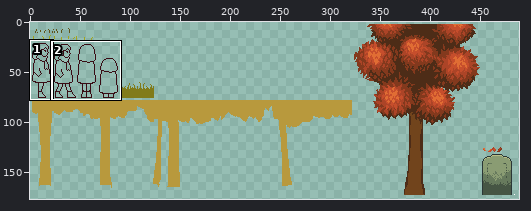
Sprite sheet: assets/comfyjam1025.png. Above: a wide view before the commit, with the close-up outlined.
Close-up. Before the edit:
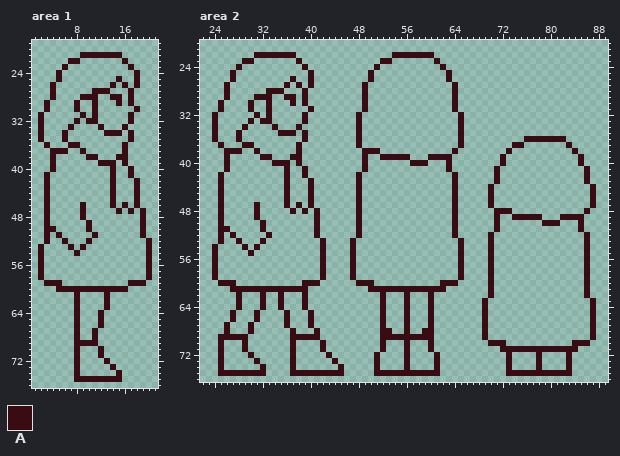
The file is 512x256 pixels. Shown: area 1: x 1..21, y 19..76; area 2: x 22..89, y 20..76. The wide view leaves out empty margins.
Palette (. is transparent): A #390c14
Pixels before, area 1, first column x 2:
21 .......AAAAAAA.....
22 .....AA.......A....
23 ....A..........A...
24 ...A............A..
25 ...A.........A..A..
26 ..A.........A.A.A..
27 ..A......AAA...A...
28 ..A....AAA..AA.A...
29 .A....A..A...A.A...
30 .A....A..A......A..
31 A......A.A.....A...
32 A.....A.AA.....A...
33 A....A....A...A....
34 A...A......AAA.A...
35 A...A..........A...
36 .A...AA.......A....
37 ..AAA..A......A....
38 ..A.....AA...AA....
39 ..A.......AAA.A....
40 ..A.........A..A...
41 .A..........A..A...
42 .A..........A...A..
43 .A..........A...A..
44 .A..........A...A..
45 .A..........A...A..
46 .A.....A....A.A.A..
47 .A.....A.....A.A.A.
48 .A.....A.........A.
49 .A......A........A.
50 .AA.....A........A.
51 .A.A.....A.......A.
52 .A..A...A.........A
53 A....A.A..........A
54 A.....A...........A
55 A.................A
56 A.................A
57 A.................A
58 A.................A
59 .AAA...........AAA.
60 ...AAAAAAAAAAAA....
61 ......A....A.......
62 ......A....A.......
63 ......A....A.......
64 ......A...A........
65 ......A...A........
66 ......A...A........
67 ......A..A.........
68 ......A..A.........
69 ......AAAA.........
70 ......A...A........
71 ......A...A........
72 ......A....A.......
73 ......A.....A......
74 ......A......A.....
75 ......AAAAAAAA.....
Pixels before, area 2 (only the part around the change), first column x 22:
20 ....................................................................
21 ....................................................................
22 .........AAAAAAA................AAAAAAA.............................
23 .......AA.......A.............AA.......A............................
24 ......A..........A...........A..........A...........................
25 .....A............A.........A............A..........................
26 .....A.........A..A.........A............A..........................
27 ....A.........A.A.A........A..............A.........................
28 ....A......AAA...A.........A..............A.........................
29 ....A....AAA..AA.A.........A..............A.........................
30 ...A....A..A...A.A.........A..............A.........................
31 ...A....A..A......A........A..............A.........................
32 ..A......A.A.....A........A................A........................
33 ..A.....A.AA.....A........A................A........................
34 ..A....A....A...A.........A................A........................
35 ..A...A......AAA.A........A................A........................
36 ..A...A..........A........A................A..........AAAAAAA.......
37 ...A...AA.......A.........A................A........AA.......A......
38 ....AAA..A......A..........AAA............A........A..........A.....
39 ....A.....AA...AA..........A..AAAAA...AAAA........A............A....
40 ....A.......AAA.A..........A.......AAA...A........A............A....
41 ....A.........A..A.........A.............A.......A..............A...
42 ...A..........A..A........A...............A......A..............A...
43 ...A..........A...A.......A...............A......A..............A...
44 ...A..........A...A.......A...............A.....A................A..
45 ...A..........A...A.......A...............A.....A................A..
46 ...A..........A...A.......A...............A.....A................A..
47 ...A.....A....A.A.A.......A...............A.....A................A..
48 ...A.....A.....A.A.A......A...............A......AAA............A...
49 ...A.....A.........A......A...............A......A..AAAAA...AAAA....
50 ...A......A........A......A...............A......A.......AAA...A....
51 ...AA.....A........A......A...............A......A.............A....
52 ...A.A.....A.......A......A...............A.....A...............A...
53 ...A..A...A.........A....A.................A....A...............A...
54 ..A....A.A..........A....A.................A....A...............A...
55 ..A.....A...........A....A.................A....A...............A...
56 ..A.................A....A.................A....A...............A...
57 ..A.................A....A.................A....A...............A...
58 ..A.................A....A.................A....A...............A...
59 ..A.................A....A.................A....A...............A...
60 ...AAA...........AAA......AAA...........AAA.....A...............A...
61 .....AAAAAAAAAAAAA..........AAAAAAAAAAAAA.......A...............A...
62 ......A...A..A...A............A...A...A.........A...............A...
63 ......A...A..A...A............A...A...A........A.................A..
64 ......A...A..A...A............A...A...A........A.................A..
65 .....A...A....A...A...........A...A...A........A.................A..
66 .....A...A....A...A...........A...A...A........A.................A..
67 ....A...A.....A...A...........A...A...A........A.................A..
68 ....A...A......A...A..........AA..A..AA........A.................A..
69 ...AAAAA.......AAAAA..........AAAAAAAAA........A.................A..
70 ...A...A.......A....A.........A...A...A.........AAA...........AAA...
71 ...A...A.......A....A.........A...A...A...........AAAAAAAAAAAAA.....
72 ...A....A......A.....A.......A....A....A...........A....A....A......
73 ...A.....A.....A......A......A....A....A...........A....A....A......
74 ...A......A....A.......A.....A....A....A...........A....A....A......
75 ...AAAAAAAA....AAAAAAAAA.....AAAAAAAAAAA...........AAAAAAAAAAA......
76 ....................................................................
The same view after the edit:
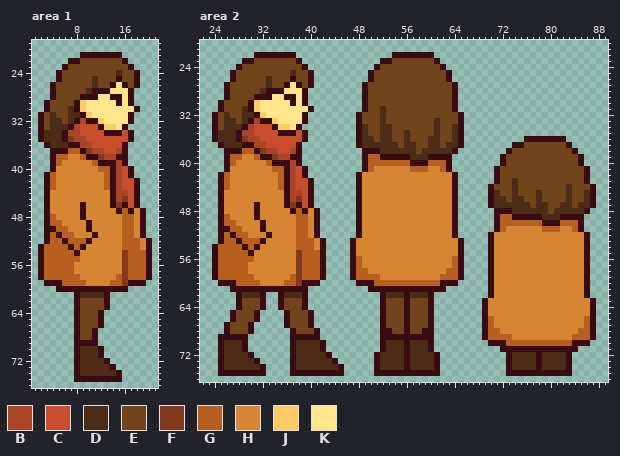
Colours new in this view: B #ac4427  C #c64e2c  D #4d2c17  E #71441c  F #83391d  G #b65f21  H #d68533  J #facb67  K #ffe58c
What changed:
Changed rows in their new state; - is an unchanged pixel.
Area 1:
first column x 3:
22 ------EEEEEEE----
23 ----EEEEEEEEEE---
24 ---EEEEEEEEEDEE--
25 ---EEEEEDEEE-EE--
26 --EEEEEEDEE-K-E--
27 --EEEEED---KKK---
28 --EEEE---KK--K---
29 -EEEE-JKKKKK-K---
30 -EEED-JKKKKKKKK--
31 EDEEDD-JKKKKKK---
32 EDDED-B--JKKKK---
33 EDDD-BCCC-JJK----
34 DDD-BBCCCC---C---
35 DDD-FBBCCCCCCC---
36 -DDD--BBCCCCC----
37 ----GG-FBBCCB----
38 --GGHHG--FBB-----
39 --GHHHHHG---B----
40 --HHHHHHHGG-BC---
41 -GHHHHHHHHG-BC---
42 -GHHHHHHHHG-BCC--
43 -GHHHHHHHHG-BCC--
44 -HHHHHHHHHH-BBC--
45 -HHHHHHHHHH-BFC--
46 -HHHHH-HHHH-F-C--
47 -HHHHH-HHHHH-G-H-
48 -GHHHH-HHHHHHGGH-
49 -GGHHHH-HHHHHGGH-
50 --GGHHH-HHHHHGGH-
51 -G-GGHHH-HHHHGGH-
52 -GG-GGG-HHHHHGGGH
53 GGGG-G-HHHHHHGGGH
54 GGGGG-HHHHHHHFGGG
55 GGGGGGHHHHHHHFGGG
56 GGGGGHHHHHHHHFGGG
57 GGGGGHHHHHHHHFGGG
58 GGGGGGHHHHHHGFGGG
59 ---GGGGHHHHGGF---
61 ------DDDD-------
62 ------EEEE-------
63 ------EEEE-------
64 ------EEE--------
65 ------EEE--------
66 ------EEE--------
67 ------EE---------
68 ------EE---------
70 ------DDD--------
71 ------DDD--------
72 ------DDDD-------
73 ------DDDDD------
74 ------DDDDDD-----
Area 2:
first column x 25:
23 ------EEEEEEE----------------EEEEEEE--------------------------
24 ----EEEEEEEEEE-------------EEEEEEEEEE-------------------------
25 ---EEEEEEEEEDEE-----------EEEEEEEEEEEE------------------------
26 ---EEEEEDEEE-EE-----------EEEEEEEEEEEE------------------------
27 --EEEEEEDEE-K-E----------EEEEEEEEEEEEEE-----------------------
28 --EEEEED---KKK-----------EEEEEEEEEEEEEE-----------------------
29 --EEEE---KK--K-----------EEEEEEEEEEEEEE-----------------------
30 -EEEE-JKKKKK-K-----------EEEEEEEEEEEEEE-----------------------
31 -EEED-JKKKKKKKK----------EEDEEEEEEEEEEE-----------------------
32 EDEEDD-JKKKKKK----------EEEDEEEEEEEEEEEE----------------------
33 EDDED-B--JKKKK----------EEEDEEEEEEEEDEEE----------------------
34 EDDD-BCCC-JJK-----------DEEDDEEEEEEEDEED----------------------
35 DDD-BBCCCC---C----------DEEDDEEDEEEEDEED----------------------
36 DDD-FBBCCCCCCC----------DDEDDEEDEEEDDEED----------------------
37 -DDD--BBCCCCC-----------DDDDDDEDDEEDDEDD-----------EEEEEEE----
38 ----GG-FBBCCB--------------DDDDDDEDDDDD----------EEEEEEEEEE---
39 --GGHHG--FBB-------------GG-----DDD-------------EEEEEEEEEEEE--
40 --GHHHHHG---B------------GGGGGGG---GGG----------EEEEEEEEEEEE--
41 --HHHHHHHGG-BC-----------GHHHHHHGGGHHG---------EEEEEEEEEEEEEE-
42 -GHHHHHHHHG-BC----------HHHHHHHHHHHHHHH--------EEEEEEEEEEEEEE-
43 -GHHHHHHHHG-BCC---------HHHHHHHHHHHHHHH--------EEDEEEEEEEEEEE-
44 -GHHHHHHHHG-BCC---------HHHHHHHHHHHHHHH-------EEEDEEEEEEEEDEEE
45 -HHHHHHHHHH-BBC---------HHHHHHHHHHHHHHH-------DEEDEEEDEEEEDEED
46 -HHHHHHHHHH-BFC---------HHHHHHHHHHHHHHH-------DDEDDEEDEEEEDEED
47 -HHHHH-HHHH-F-C---------HHHHHHHHHHHHHHH-------DDDDDDEDDEEDDEDD
48 -HHHHH-HHHHH-G-H--------HHHHHHHHHHHHHHH----------DDDDDDEDDDDD-
49 -GHHHH-HHHHHHGGH--------HHHHHHHHHHHHHHH--------GG-----DDD-----
50 -GGHHHH-HHHHHGGH--------HHHHHHHHHHHHHHH--------GGGGGGG---GGG--
51 --GGHHH-HHHHHGGH--------HHHHHHHHHHHHHHH--------GHHHHHHGGGHHG--
52 -G-GGHHH-HHHHGGH--------HHHHHHHHHHHHHHH-------HHHHHHHHHHHHHHH-
53 -GG-GGG-HHHHHGGGH------HHHHHHHHHHHHHHHHH------HHHHHHHHHHHHHHH-
54 GGGG-G-HHHHHHGGGH------HHHHHHHHHHHHHHHHH------HHHHHHHHHHHHHHH-
55 GGGGG-HHHHHHHFGGG------HHHHHHHHHHHHHHHHH------HHHHHHHHHHHHHHH-
56 GGGGGGHHHHHHHFGGG------GHHHHHHHHHHHHHHHG------HHHHHHHHHHHHHHH-
57 GGGGGHHHHHHHHFGGG------GHHHHHHHHHHHHHHHG------HHHHHHHHHHHHHHH-
58 GGGGGHHHHHHHHFGGG------GGHHHHHHHHHHHHHGG------HHHHHHHHHHHHHHH-
59 GGGGGGHHHHHHGFGGG------GGGGHHHHHHHHHHGGG------HHHHHHHHHHHHHHH-
60 ---GGGGHHHHGGF------------GGGGGGGGGGG---------HHHHHHHHHHHHHHH-
61 ----------------------------------------------HHHHHHHHHHHHHHH-
62 ----DDD----DDD--------------DDD-DDD-----------HHHHHHHHHHHHHHH-
63 ----EEE----EEE--------------EEE-EEE----------HHHHHHHHHHHHHHHHH
64 ----EEE----EEE--------------EEE-EEE----------HHHHHHHHHHHHHHHHH
65 ---EEE------EEE-------------EEE-EEE----------HHHHHHHHHHHHHHHHH
66 ---EEE------EEE-------------EEE-EEE----------GHHHHHHHHHHHHHHHG
67 --EEE-------EEE-------------EEE-EEE----------GHHHHHHHHHHHHHHHG
68 --EEE--------EEE-------------EE-EE-----------GGHHHHHHHHHHHHHGG
69 ---------------------------------------------GGGGHHHHHHHHHHGGG
70 -DDD---------DDDD-----------DDD-DDD-------------GGGGGGGGGGG---
71 -DDD---------DDDD-----------DDD-DDD---------------------------
72 -DDDD--------DDDDD---------DDDD-DDDD-------------DDDD-DDDD----
73 -DDDDD-------DDDDDD--------DDDD-DDDD-------------DDDD-DDDD----
74 -DDDDDD------DDDDDDD-------DDDD-DDDD-------------DDDD-DDDD----
Boxes around the changes in both close-ups, in picture pixels (x1, y1, x2, y2):
changed: (44, 58, 146, 376)
changed: (218, 58, 338, 370)
added: (356, 58, 458, 370)
added: (488, 142, 590, 370)
